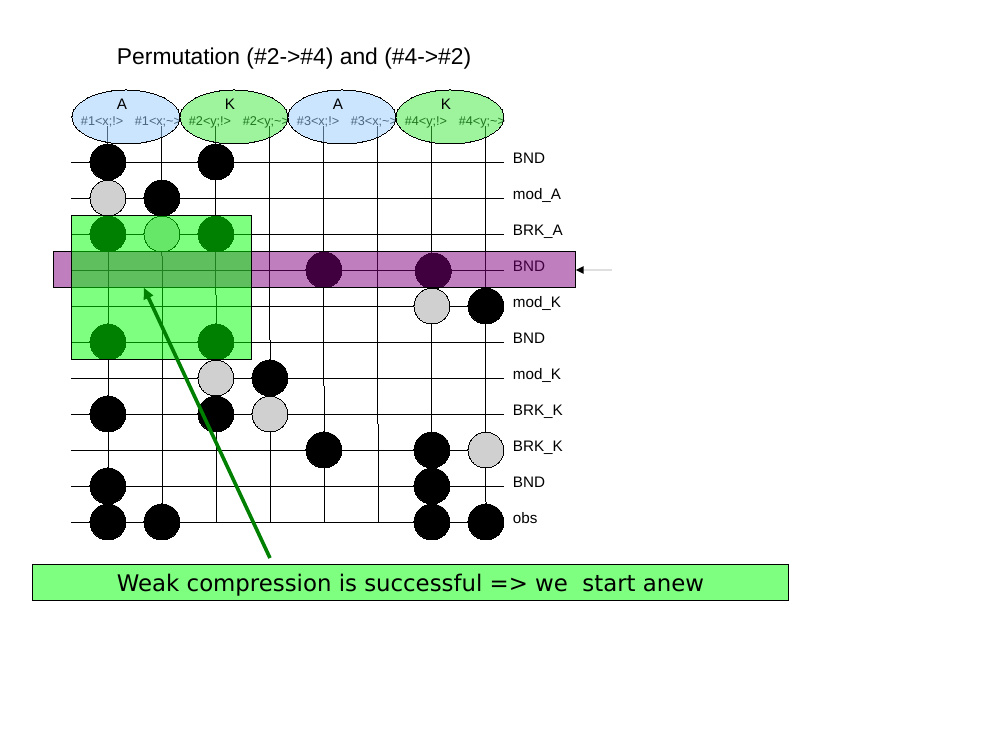
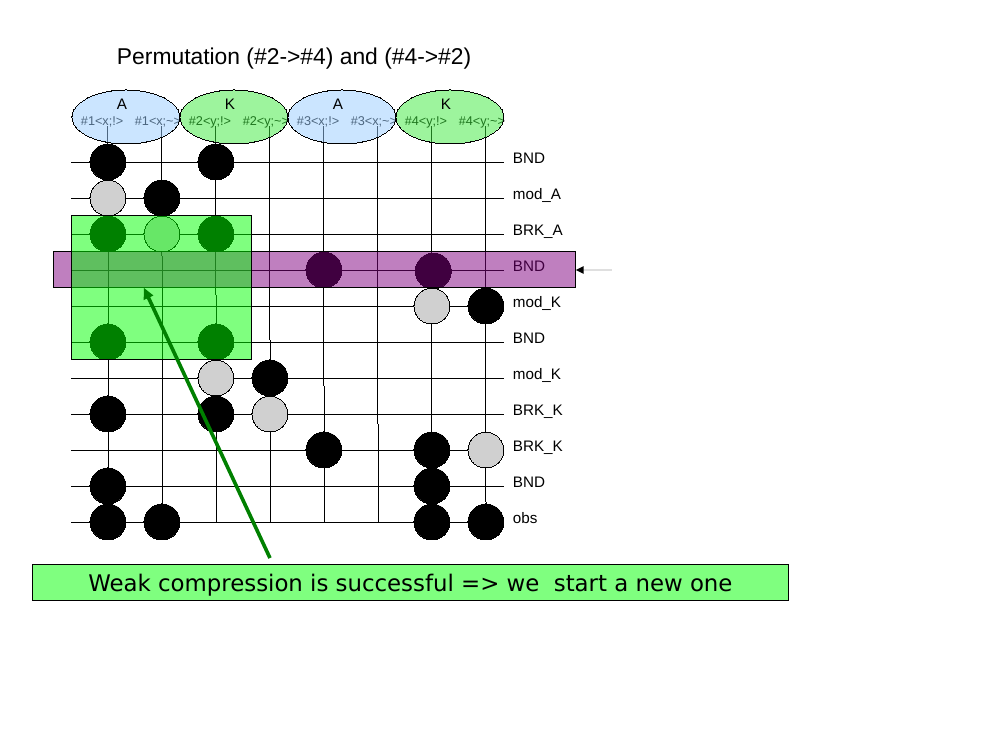
Before and after one commit to kappamodeler/jkappa, a slide deck: slide 11 of documents/StrongCompression/strong.odp. Drawn at 1008x756 pixels with LibreOffice and Linux fonts; fonts in the diff are those of the drawing; grey boxes stand for pictures. Boxes give left, top, right and bottom in pixels: in the first picture for what was removed or moved away, otherwise in the second. Text is boxed around its words. In the diff, an @@ line names an element or a change of style, - is before the commit and + after.

```diff
--- a/documents/StrongCompression/strong.odp
+++ b/documents/StrongCompression/strong.odp
@@ text in rectangle at box(88, 573, 733, 596): text changed @@
-Weak compression is successful => we start anew
+Weak compression is successful => we start a new one
```
Also in this commit, not shown: 14 other slides changed, 4 other files.
